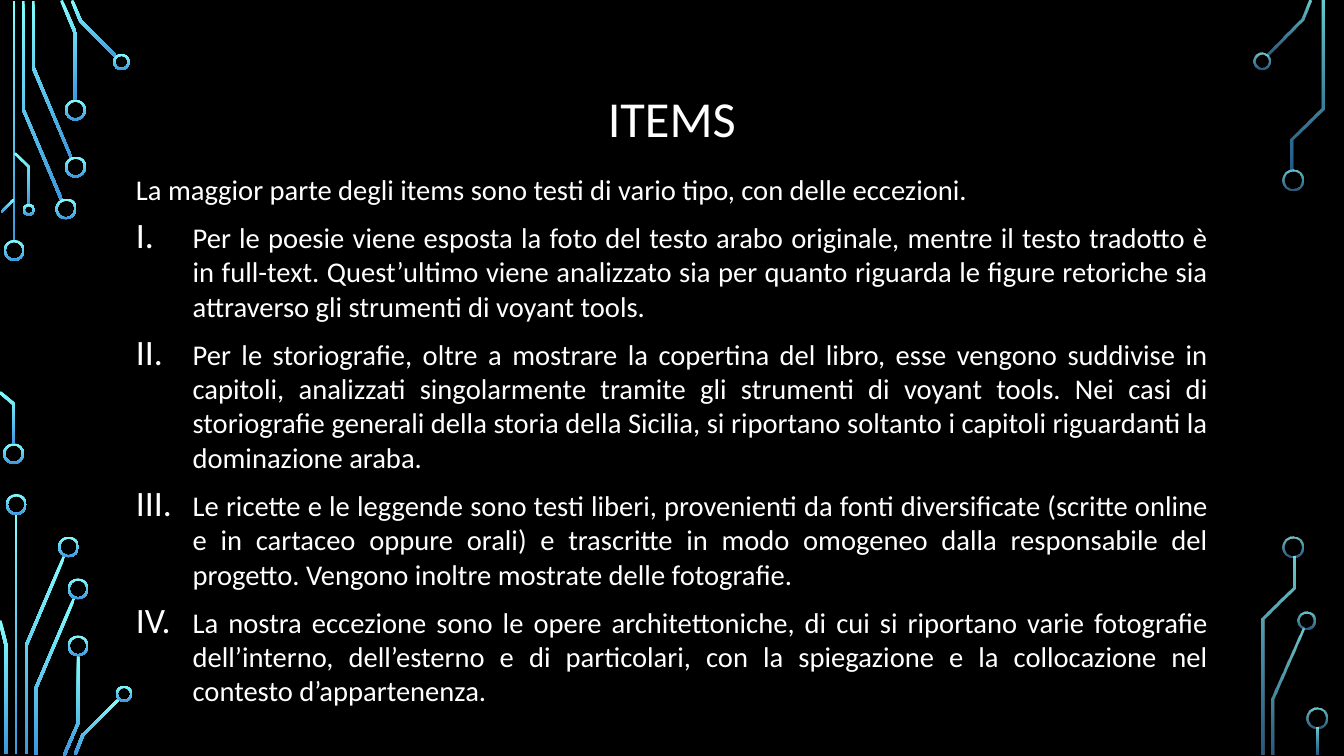
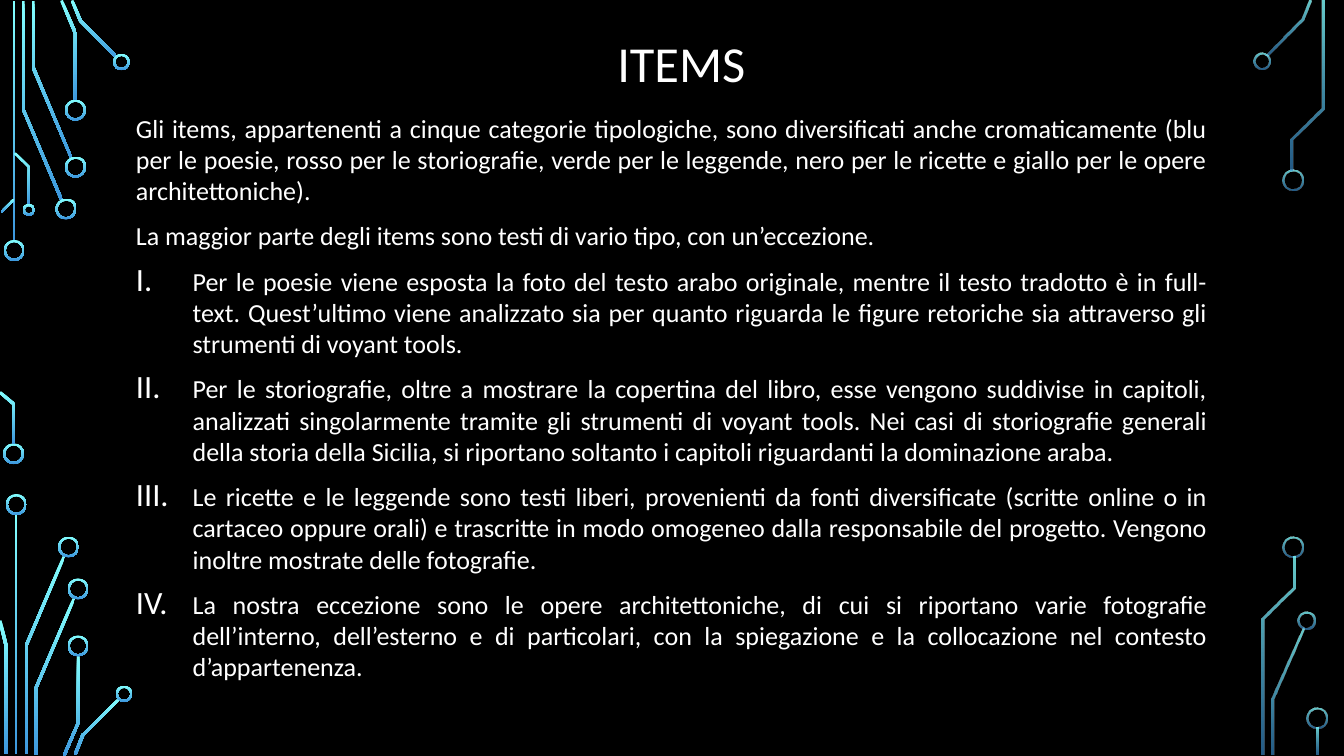
Before and after one commit to Fede7700/Siqilliyya_esame_dh, a slide deck: slide 4 of powerpoint/siqilliyya2_definitivo.pptx. Drawn at 1344x756 pixels with LibreOffice and Linux fonts; fonts in the diff are those of the drawing; background and template pictures are left out. Boxes give left, top, right and bottom in pixels: in the first picture for what was removed or moved away, otherwise in the second. Text is boxed around its words. In the diff, an @@ line names an element or a change of style, - is before the commit and + after.

```diff
--- a/powerpoint/siqilliyya2_definitivo.pptx
+++ b/powerpoint/siqilliyya2_definitivo.pptx
@@ title "ITEMS": place and size @@
-title "ITEMS" at [608, 104, 736, 138]
+title "ITEMS" at [617, 49, 745, 83]
@@ text "Gli items, appartenenti a cinque ...": place and size @@
-text "Gli items, appartenenti a cinque ..." at [136, 180, 1208, 706]
+text "Gli items, appartenenti a cinque ..." at [136, 119, 1207, 681]
@@ text at [136, 119, 1206, 250]: text changed; size 20.4 to 18.6 pt @@
-La maggior parte degli items sono testi di vario tipo, con delle eccezioni.
+Gli items, appartenenti a cinque categorie tipologiche, sono diversificati anche cromaticamente (blu per le poesie, rosso per le storiografie, verde per le leggende, nero per le ricette e giallo per le opere architettoniche).
+La maggior parte degli items sono testi di vario tipo, con un’eccezione.
@@ text at [193, 273, 1207, 681]: size 20.4 to 18.6 pt in "Per le poesie viene esposta la foto ...", "Per le storiografie, oltre a mostrare la ...", "La nostra eccezione sono le opere architettoniche, ..." @@
@@ text at [193, 487, 1207, 574]: text changed; size 20.4 to 18.6 pt @@
-III. Le ricette e le leggende sono testi liberi, provenienti da fonti diversificate (scritte online e in cartaceo oppure orali) e trascritte in modo omogeneo dalla responsabile del progetto. Vengono inoltre mostrate delle fotografie.
+III. Le ricette e le leggende sono testi liberi, provenienti da fonti diversificate (scritte online o in cartaceo oppure orali) e trascritte in modo omogeneo dalla responsabile del progetto. Vengono inoltre mostrate delle fotografie.
```
Also in this commit, not shown: 1 other slide changed.
